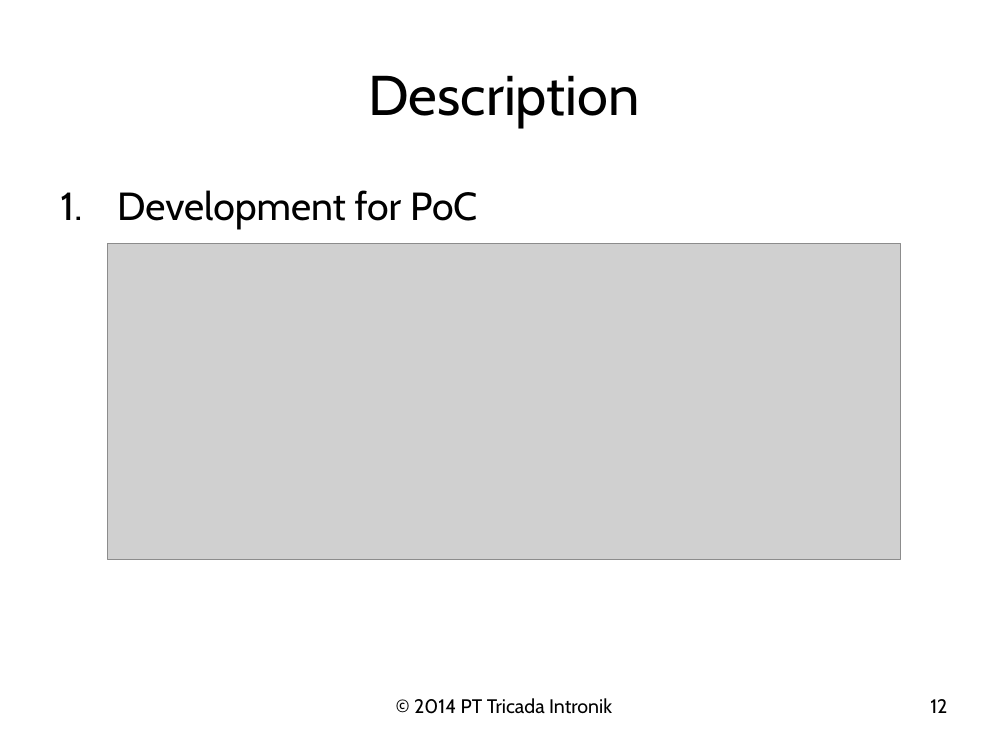
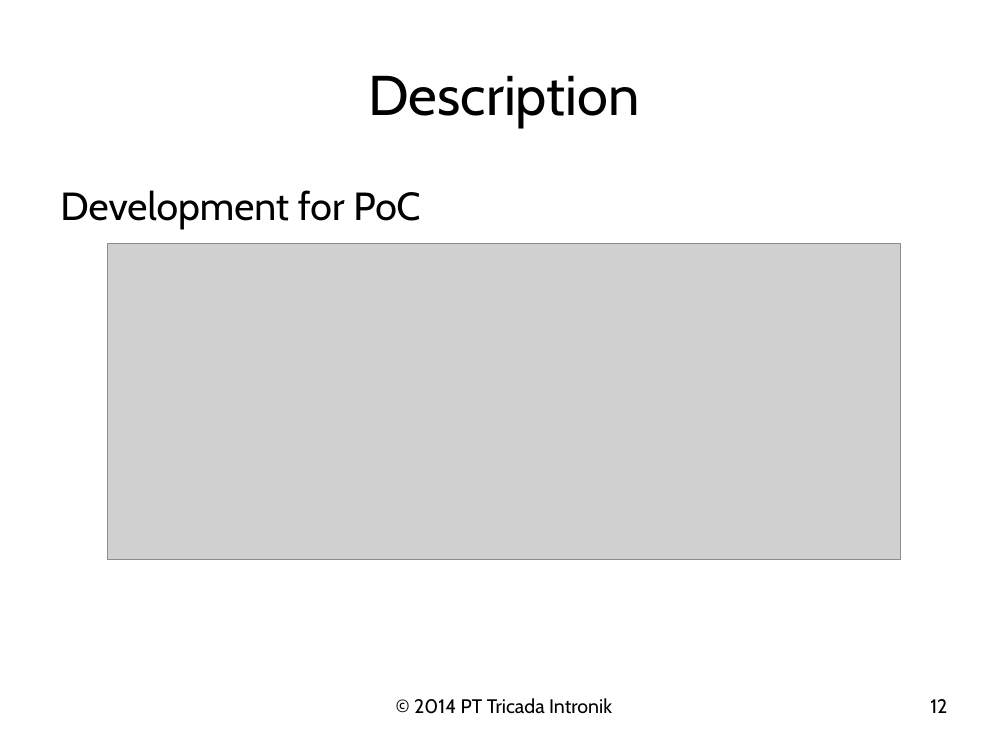
Before and after one commit to christiantigor/secure_modem, a slide deck: slide 12 of Workshop/Presentasi/Secure Modem Development Plan.pptx. Drawn at 1008x756 pixels with LibreOffice and Linux fonts; fonts in the diff are those of the drawing; grey boxes stand for pictures; background and template pictures are left out. Boxes give left, top, right and bottom in pixels: in the first picture for what was removed or moved away, otherwise in the second. Text is boxed around its words. In the diff, an @@ line names an element or a change of style, - is before the commit and + after.

```diff
--- a/Workshop/Presentasi/Secure Modem Development Plan.pptx
+++ b/Workshop/Presentasi/Secure Modem Development Plan.pptx
@@ text "Development for PoC" at bbox=[60, 190, 420, 230]: bullet 1. to none @@
```
Also in this commit, not shown: 4 other slides changed, 5 other files.
